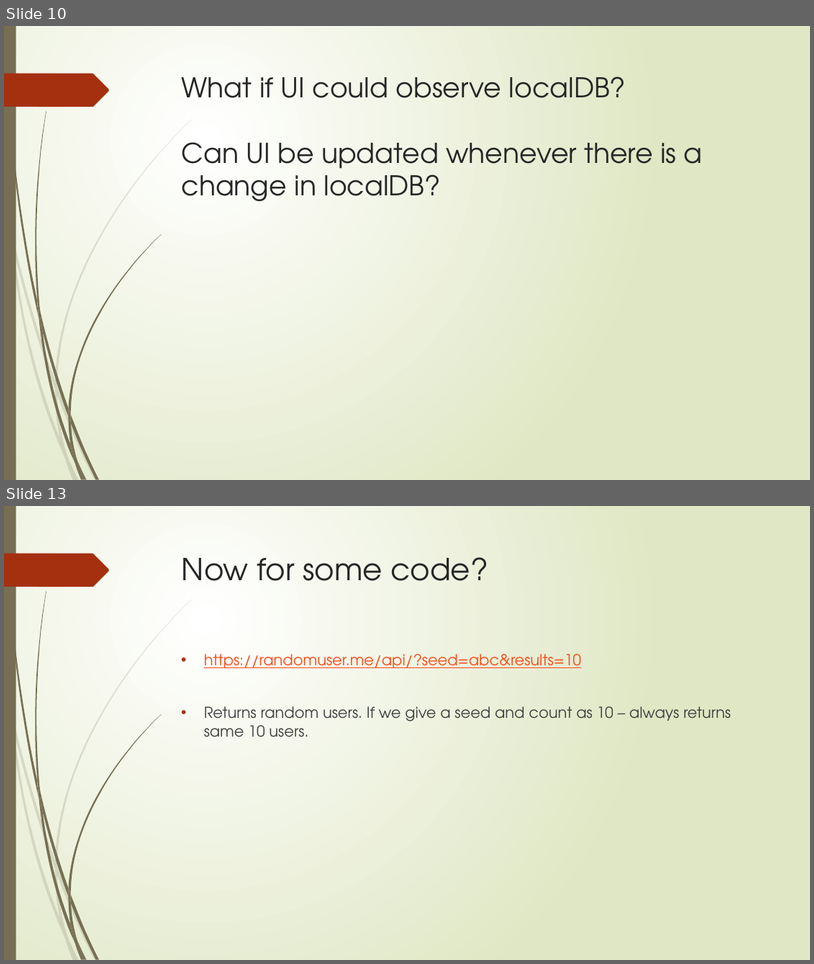
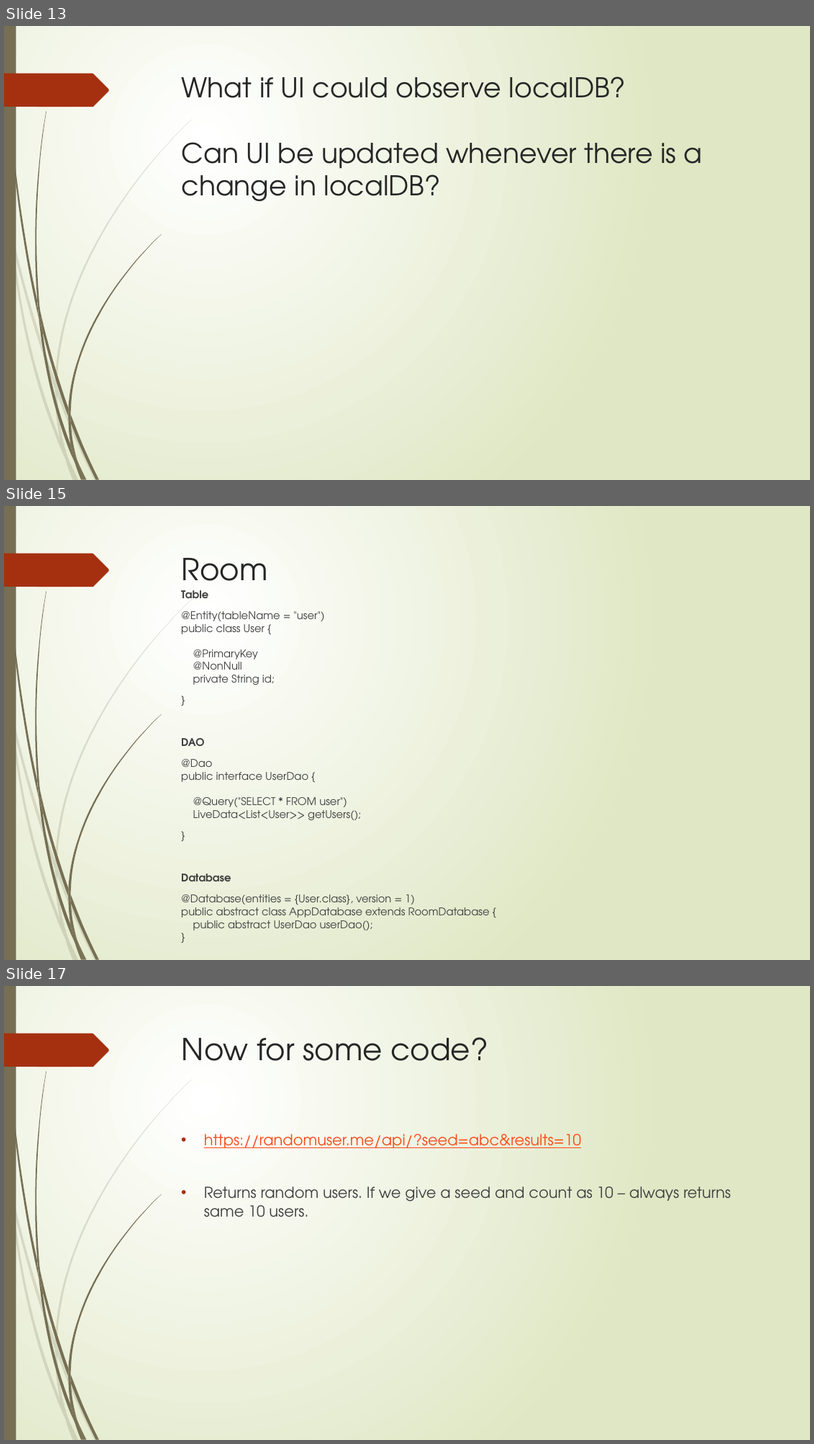
Before and after one commit to naveen246/Users, a slide deck: Jetpack.pptx. Shown one above the other, each under a label of ours: slides 10 and 13 before the commit, slides 13, 15 and 17 after it; the slides between them are not shown. The pictures are 814x964 and 814x1444 pixels, drawn with LibreOffice and Linux fonts; fonts in the diff are those of the drawing. Boxes give left, top, right and bottom in pixels: in the first picture for what was removed or moved away, otherwise in the second. Text is boxed around its words. In the diff, an @@ line names an element or a change of style, - is before the commit and + after.

```diff
--- a/Jetpack.pptx
+++ b/Jetpack.pptx
@@ slide 15 added at (4, 506, 810, 960), background gradient #FFFFFF to #DFE8C4; not listed: 24 template elements that a slide beside it also shows @@
@@ title added at (182, 558, 268, 595), 36 pt, text #262626 @@
+Room
@@ text added at (181, 590, 490, 930), 12.6 pt, text #404040 @@
+Table
+@Entity(tableName = "user")
+public class User {
+@PrimaryKey
+@NonNull
+private String id;
+}
+DAO
+@Dao
+public interface UserDao {
+@Query("SELECT * FROM user")
+LiveData<List<User>> getUsers();
+}
+Database
+@Database(entities = {User.class}, version = 1)
+public abstract class AppDatabase extends RoomDatabase {
+public abstract UserDao userDao();
+}
@@ what was slide 10 is now slide 13 @@
@@ what was slide 13 is now slide 17 @@
```
Also in this commit, not shown: 6 slides changed, 3 other slides added, 3 other files.
